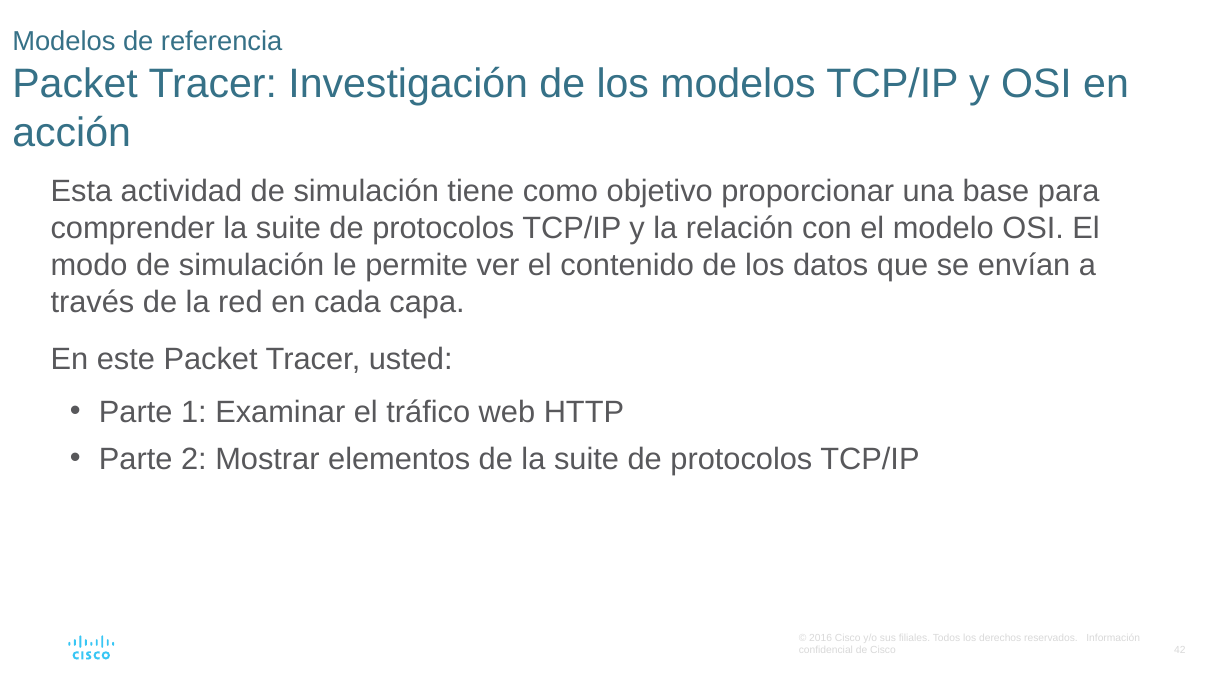
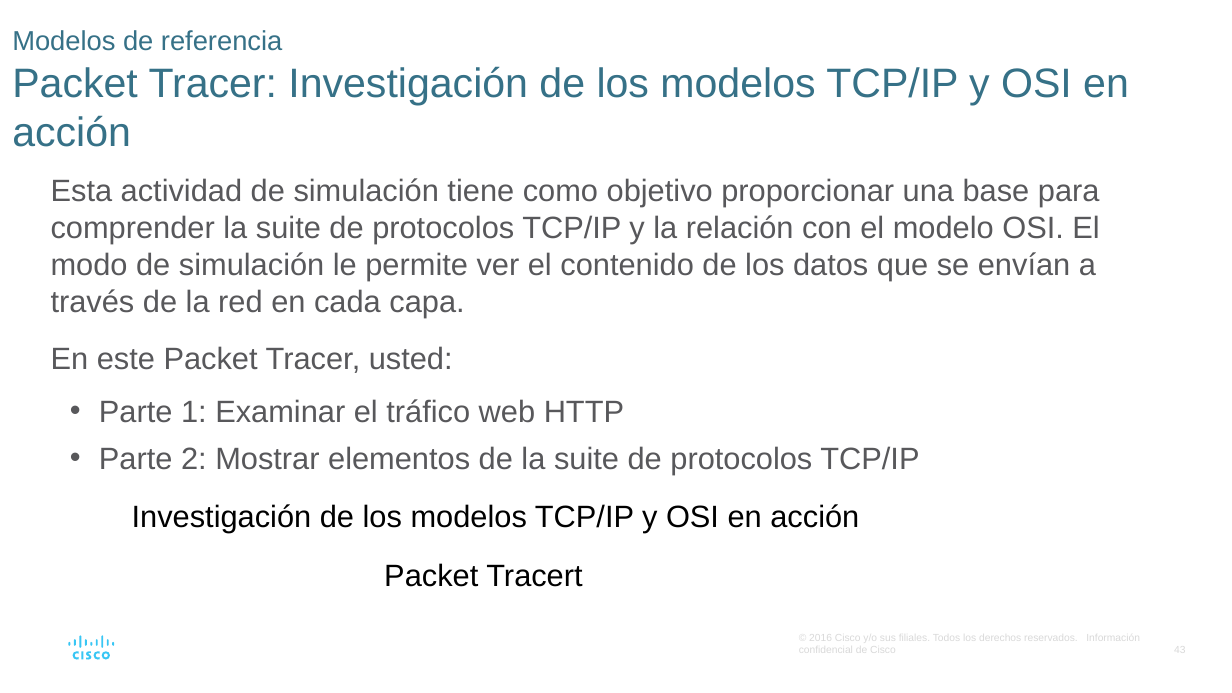
Before and after one commit to giganteavila/PAR, a slide deck: slide 43 of Presentaciones/3-Protocolos_y_modelos.odp (slide 42 before the commit). Drawn at 1232x693 pixels with LibreOffice and Linux fonts; fonts in the diff are those of the drawing. Boxes give left, top, right and bottom in pixels: in the first picture for what was removed or moved away, otherwise in the second. Text is boxed around its words. In the diff, an @@ line names an element or a change of style, - is before the commit and + after.

```diff
--- a/Presentaciones/3-Protocolos_y_modelos.odp
+++ b/Presentaciones/3-Protocolos_y_modelos.odp
@@ text added at <box>132,504,859,533</box>, 18 pt, text #000000 @@
+Investigación de los modelos TCP/IP y OSI en acción
@@ text added at <box>384,563,582,587</box>, 18 pt, text #000000 @@
+Packet Tracert
```
Also in this commit, not shown: 8 other slides changed, 3 slides added.
